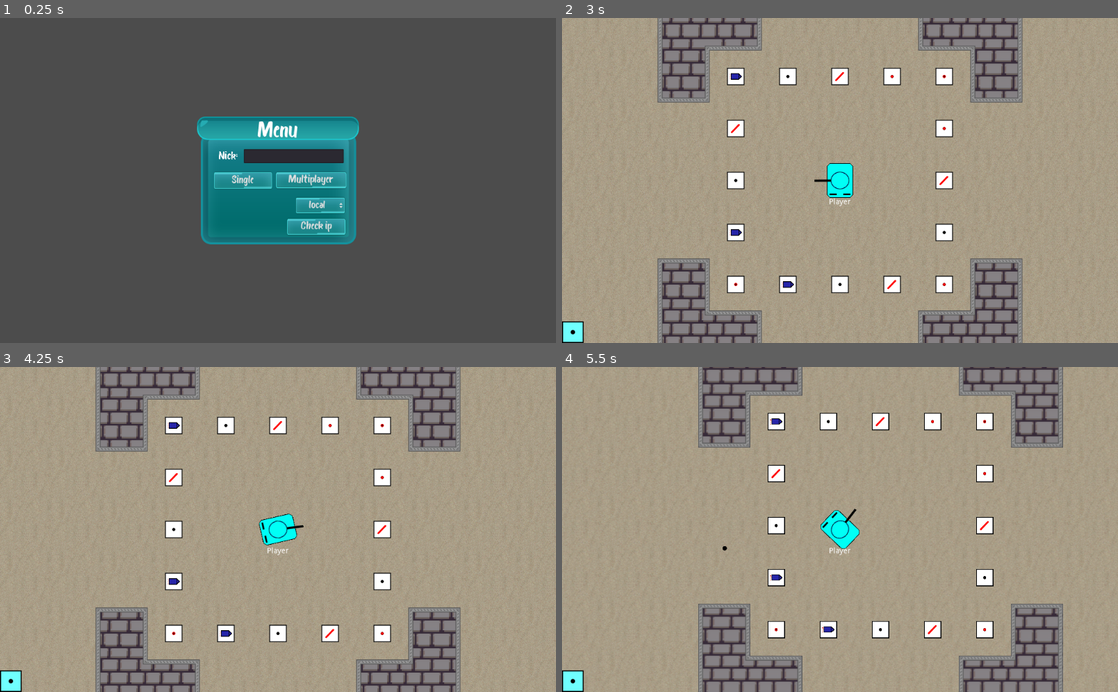
Above: before the commit, frames 1-4 (two rows, left to right).
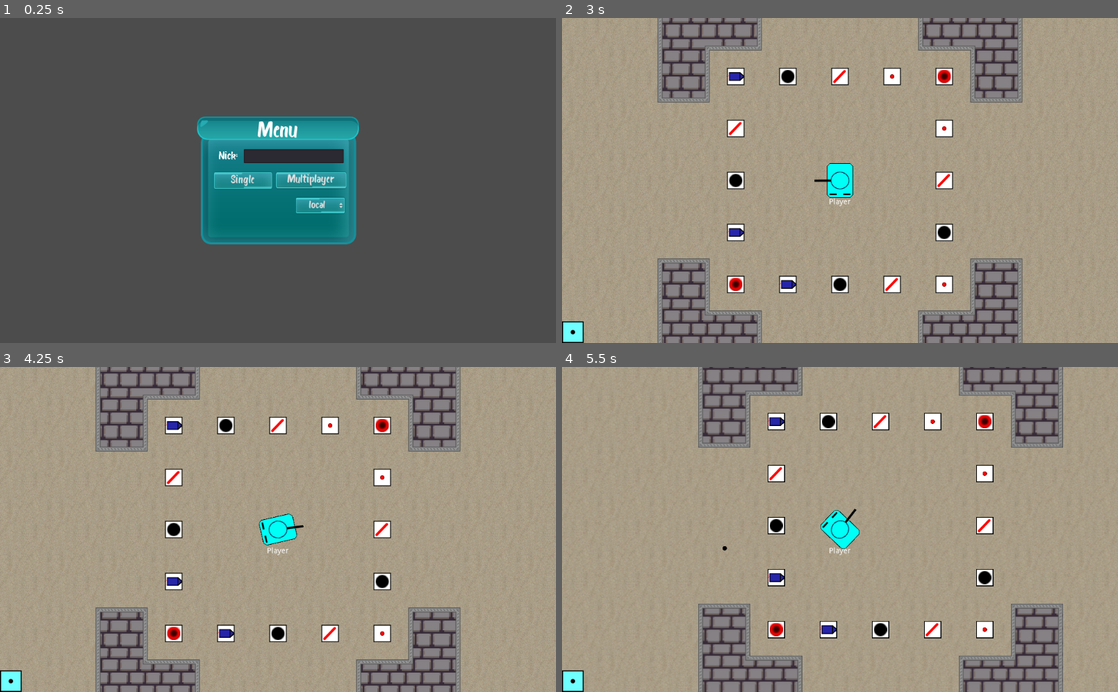
Above: after the commit, the same moments.

Repository: mm-102/godot_tanks
Game: Godot game, scene res://GameModeMaster.tscn
Same seed, same stepped clock (60 frames per second), same inputs: the game is played once before the commit and once after it.
Inputs (mouse positions are in pixels of both pictures, inside the frame that each line leads up to):
- Up to frame 1 (0.25 s): no input
- Up to frame 2 (3 s): click (856, 154) at 0.52 s; type "Alex" at 0.6 s; click (878, 226) at 1.25 s, where only the run before the commit has a clickable "Check ip"; click (878, 226) at 2 s, where only the run before the commit has a clickable "..."; click "Single" at 2.75 s
- Up to frame 3 (4.25 s): tap Enter at 3.5 s; move the mouse to (400, 513) at 3.52 s; hold D (p_right) from 3.53 s (still down); hold Tab (Scoreboard) from 3.53 s (still down)
- Up to frame 4 (5.5 s): move the mouse to (728, 545) at 4.27 s; release D (p_right) at 4.28 s; release Tab (Scoreboard) at 4.28 s; hold S (p_backward) 4.28-5.03 s; click (728, 545) at 4.35 s; move the mouse to (895, 458) at 5.02 s; hold D (p_right) from 5.03 s (still down); hold 1 (p_slot_0) from 5.03 s (still down)

The runs differ from the first frame. In frame 1, 0.6% of the frame differs, in the area x 41-63%, y 48-67%; in frame 2, 0.8%, in the area x 29-70%, y 16-85%; in frame 3, 0.8%; in frame 4, 0.8%.

Commit message:
Other: - IP check no longer necessary - Decreased transparency of scoreboard - FragBom works properly - little bigger ammoboxes sprites

Diff:
--- a/Interface/Menu.gd
+++ b/Interface/Menu.gd
@@ -1,4 +1,4 @@
-	extends Control
+extends Control
 
 const ADRESS = {
 	0: "127.0.0.1",
@@ -8,11 +8,6 @@
 onready var multiplayer_button = $"%MultiplayerButton"
 onready var multiplayer_refresh = $"%MultiplayerRefresh"
 
-
-
-func _ready():
-	#warning-ignore:return_value_discarded
-	$HTTPRequest.connect("request_completed", self, "_on_request_completed")
 
 
 func _on_SingleplayerButton_pressed():
@@ -26,25 +21,3 @@
 
 func _on_MultiplayerRefresh_timeout():
 	multiplayer_button.set_disabled(false)
-
-
-func _on_request_completed(_result, _response_code, _headers, body):
-	if _result != 0:
-		return
-	var json = JSON.parse(body.get_string_from_utf8())
-	if json.result.has("ip"):
-		$"%PublicIPButton".set_text(str(json.result["ip"]))
-		$HTTPRequest.queue_free()
-
-
-func _on_PublicIPButton_pressed():
-	#warning-ignore:return_value_discarded
-	if has_node("HTTPRequest"):
-		$HTTPRequest.cancel_request()
-		$"%PublicIPButton".set_text("...")
-		var err = $HTTPRequest.request("https://api.ipify.org/?format=json")
-		if err != 0:
-			var err_comm ="Ipify non connected: " + str(err)
-			$"%PublicIPButton".set_text(err_comm)
-	else:
-		OS.set_clipboard($Background/PublicIPButton.text)
--- a/Interface/Menu.tres
+++ b/Interface/Menu.tres
@@ -4,7 +4,9 @@
 [ext_resource path="res://textures/GUI/Button.png" type="Texture" id=2]
 
 [sub_resource type="DynamicFont" id=6]
-size = 20
+size = 21
+use_mipmaps = true
+use_filter = true
 font_data = ExtResource( 1 )
 
 [sub_resource type="StyleBoxTexture" id=1]
--- a/Interface/Menu.tscn
+++ b/Interface/Menu.tscn
@@ -76,14 +76,6 @@
 wait_time = 5.0
 one_shot = true
 
-[node name="PublicIPButton" type="Button" parent="Background"]
-unique_name_in_owner = true
-margin_left = 165.0
-margin_top = 187.0
-margin_right = 274.0
-margin_bottom = 220.0
-text = "Check ip"
-
 [node name="PlayerNickInput" type="LineEdit" parent="Background"]
 unique_name_in_owner = true
 anchor_left = 0.5
@@ -104,9 +96,6 @@
 rect_scale = Vector2( 0.5, 0.5 )
 text = "Nick:"
 
-[node name="HTTPRequest" type="HTTPRequest" parent="."]
-
 [connection signal="pressed" from="Background/SingleplayerButton" to="." method="_on_SingleplayerButton_pressed"]
 [connection signal="pressed" from="Background/MultiplayerButton" to="." method="_on_MultiplayerButton_pressed"]
 [connection signal="timeout" from="Background/MultiplayerButton/MultiplayerRefresh" to="." method="_on_MultiplayerRefresh_timeout"]
-[connection signal="pressed" from="Background/PublicIPButton" to="." method="_on_PublicIPButton_pressed"]
--- a/Objects/AmmoBox.gd
+++ b/Objects/AmmoBox.gd
@@ -1,7 +1,10 @@
 extends Area2D
 
 export(Ammunition.TYPES) var type = Ammunition.TYPES.ROCKET
-
+const bigger_types = [
+	Ammunition.TYPES.FRAG_BOMB,
+	Ammunition.TYPES.FIREBALL,
+]
 
 
 func _on_AmmoBox_body_entered(body):
@@ -13,4 +16,6 @@
 
 func _ready():
 	var sprite = $TypeSprite
+	if type in bigger_types:
+		sprite.set_scale(Vector2(3,3))
 	sprite.texture = Ammunition.get_box_texture(type)
--- a/Objects/AmmoBox.tscn
+++ b/Objects/AmmoBox.tscn
@@ -1,7 +1,8 @@
-[gd_scene load_steps=4 format=2]
+[gd_scene load_steps=5 format=2]
 
 [ext_resource path="res://textures/ammo_box.png" type="Texture" id=1]
 [ext_resource path="res://Objects/AmmoBox.gd" type="Script" id=2]
+[ext_resource path="res://textures/bullet.png" type="Texture" id=3]
 
 [sub_resource type="RectangleShape2D" id=1]
 extents = Vector2( 32, 32 )
@@ -18,6 +19,6 @@
 shape = SubResource( 1 )
 
 [node name="TypeSprite" type="Sprite" parent="."]
-scale = Vector2( 0.7, 0.7 )
+texture = ExtResource( 3 )
 
 [connection signal="body_entered" from="." to="." method="_on_AmmoBox_body_entered"]
--- a/Player/Player_GUI/AmmoSlots/Slot.gd
+++ b/Player/Player_GUI/AmmoSlots/Slot.gd
@@ -16,7 +16,7 @@
 
 func setup(type, amount_left):
 	name = type
-	get_node("Background/Icon").set_texture(Ammunition._ammo_box_texture[int(type)])
+	get_node("Background/Icon").set_texture(Ammunition.get_box_texture(int(type)))
 	get_node("Background/Number").text = str(amount_left)
 
 func set_left_ammo(amount_left):
--- a/Player/Player_GUI/Scoreboard.tscn
+++ b/Player/Player_GUI/Scoreboard.tscn
@@ -24,7 +24,7 @@
 }
 
 [node name="TextureRect" type="NinePatchRect" parent="."]
-modulate = Color( 1, 1, 1, 0.294118 )
+modulate = Color( 1, 1, 1, 0.576471 )
 margin_right = 342.0
 margin_bottom = 260.0
 texture = ExtResource( 1 )
--- a/Player/Projectiles/FragBomb.gd
+++ b/Player/Projectiles/FragBomb.gd
@@ -14,6 +14,10 @@
 	FRAG_SCALE = $"/root/Master/Settings".SETTINGS.FRAG_SCALE
 	FRAG_LIFETIME_MULTIPLIER = $"/root/Master/Settings".SETTINGS.FRAG_LIFETIME_MULTIPLIER
 	FRAG_TYPE = $"/root/Master/Settings".SETTINGS.FRAG_TYPE
+
+func _ready():
+	set_params()
+
 
 func spawn_frag(rotation):
 	var frag_inst = load("res://Global/Ammunition.gd").get_tscn(FRAG_TYPE).instance()
Not shown, changed: Godot Tanks.exe
